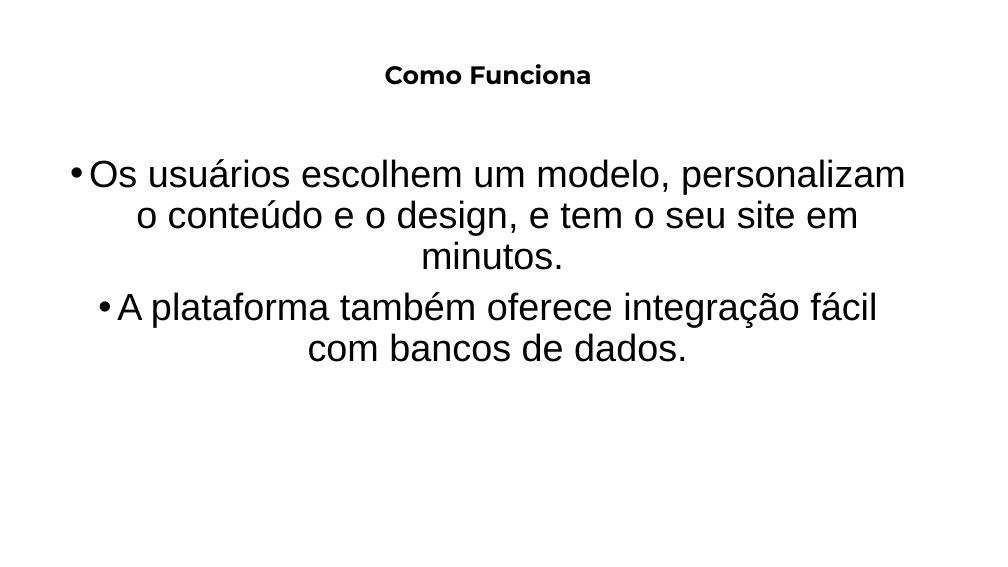
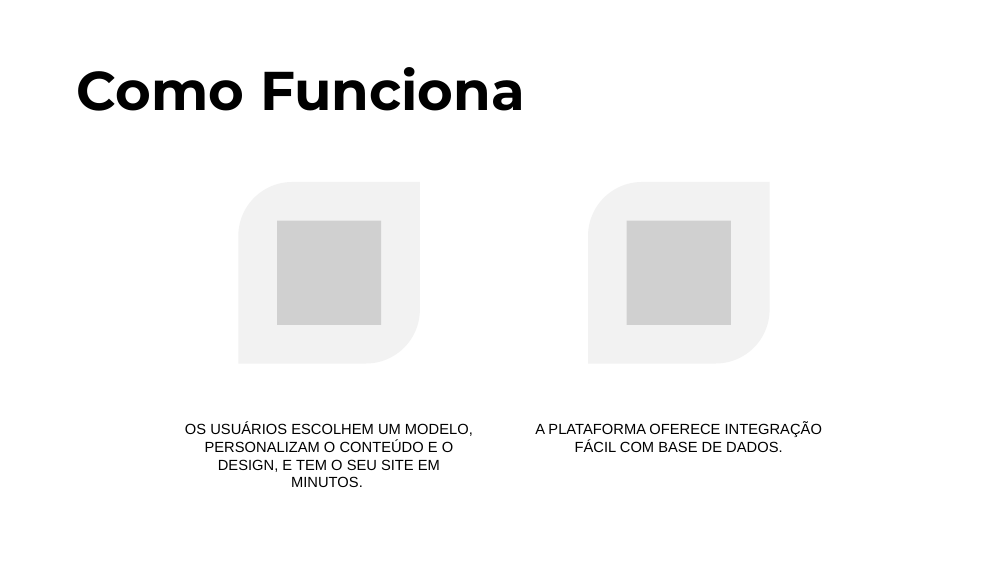
Before and after one commit to offmtm/low-code, a slide deck: slide 4 of Low Code Project.pptx. Drawn at 1008x567 pixels with LibreOffice and Linux fonts; fonts in the diff are those of the drawing; grey boxes stand for pictures. Boxes give left, top, right and bottom in pixels: in the first picture for what was removed or moved away, otherwise in the second. Text is boxed around its words. In the diff, an @@ line names an element or a change of style, - is before the commit and + after.

```diff
--- a/Low Code Project.pptx
+++ b/Low Code Project.pptx
@@ title "Como Funciona" moved from (x1=385, y1=64, x2=591, y2=85) to (x1=77, y1=67, x2=525, y2=111) @@
@@ title "Como Funciona" at (x1=77, y1=67, x2=525, y2=111): size 24 to 52 pt; alignment centre to left @@
@@ text removed at (x1=89, y1=159, x2=906, y2=362) @@
-• Os usuários escolhem um modelo, personalizam o conteúdo e o design, e tem o seu site em minutos.
-• A plataforma também oferece integração fácil com bancos de dados.
@@ group added at (x1=185, y1=182, x2=822, y2=487): 2 round diag rects, 2 pictures, 2 texts @@
+OS USUÁRIOS ESCOLHEM UM MODELO, PERSONALIZAM O CONTEÚDO E O DESIGN, E TEM O SEU SITE EM MINUTOS.
+A PLATAFORMA OFERECE INTEGRAÇÃO FÁCIL COM BASE DE DADOS.
```
Also in this commit, not shown: 14 other slides changed, 2 slides added, 1 slide removed.
